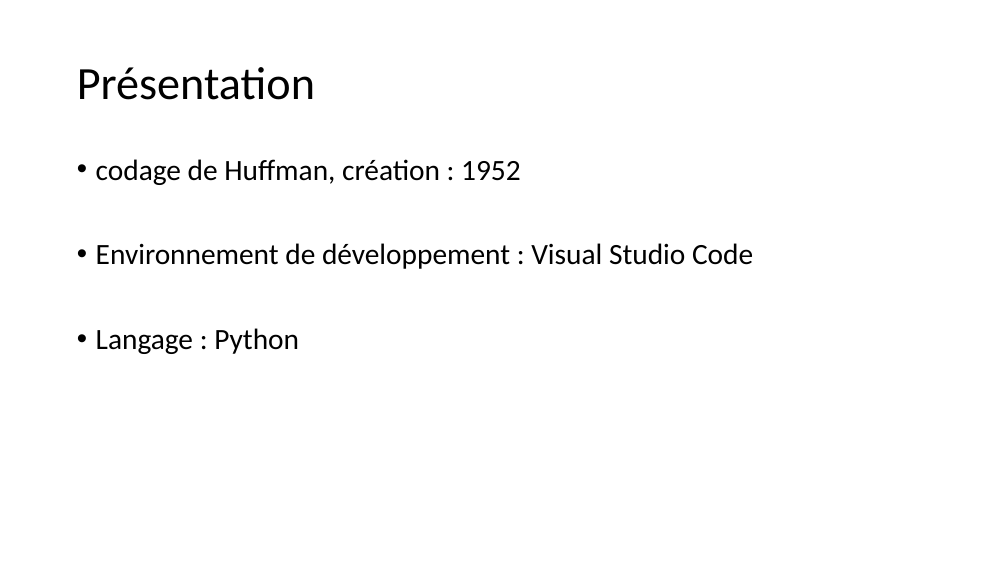
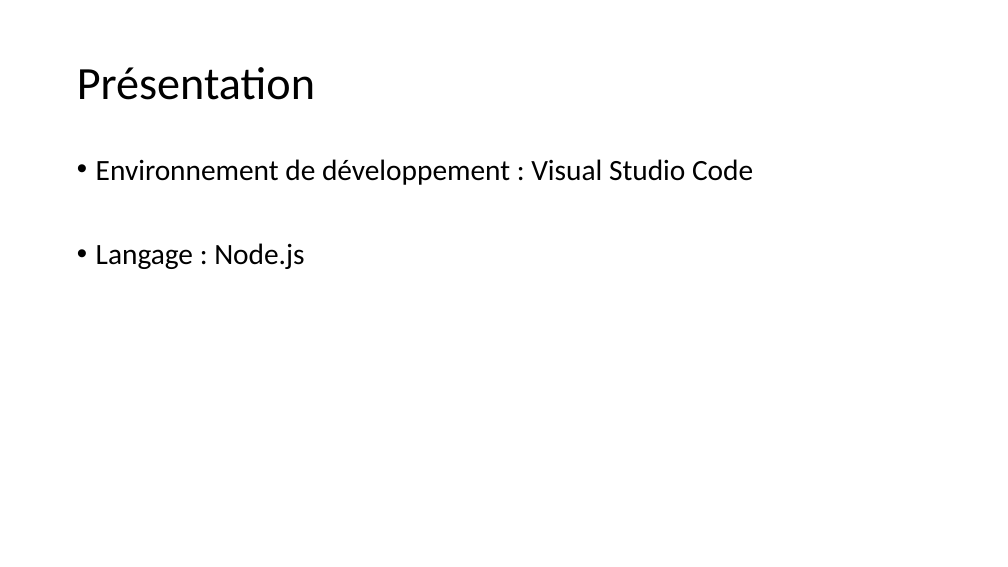
Before and after one commit to ArthurOnWeb/Stockage-de-donnees-personelles-PROJ631, a slide deck: slide 2 of Arthur_presentation_stockage.pptx. Drawn at 1008x567 pixels with LibreOffice and Linux fonts; fonts in the diff are those of the drawing; background and template pictures are left out. Boxes give left, top, right and bottom in pixels: in the first picture for what was removed or moved away, otherwise in the second. Text is boxed around its words. In the diff, an @@ line names an element or a change of style, - is before the commit and + after.

```diff
--- a/Arthur_presentation_stockage.pptx
+++ b/Arthur_presentation_stockage.pptx
@@ text at (96,159,521,185): paragraph removed @@
-• codage de Huffman, création : 1952
@@ text at (96,243,304,269): text changed @@
-• Langage : Python
+• Langage : Node.js
```
Also in this commit, not shown: 2 other slides changed, 1 other file.
